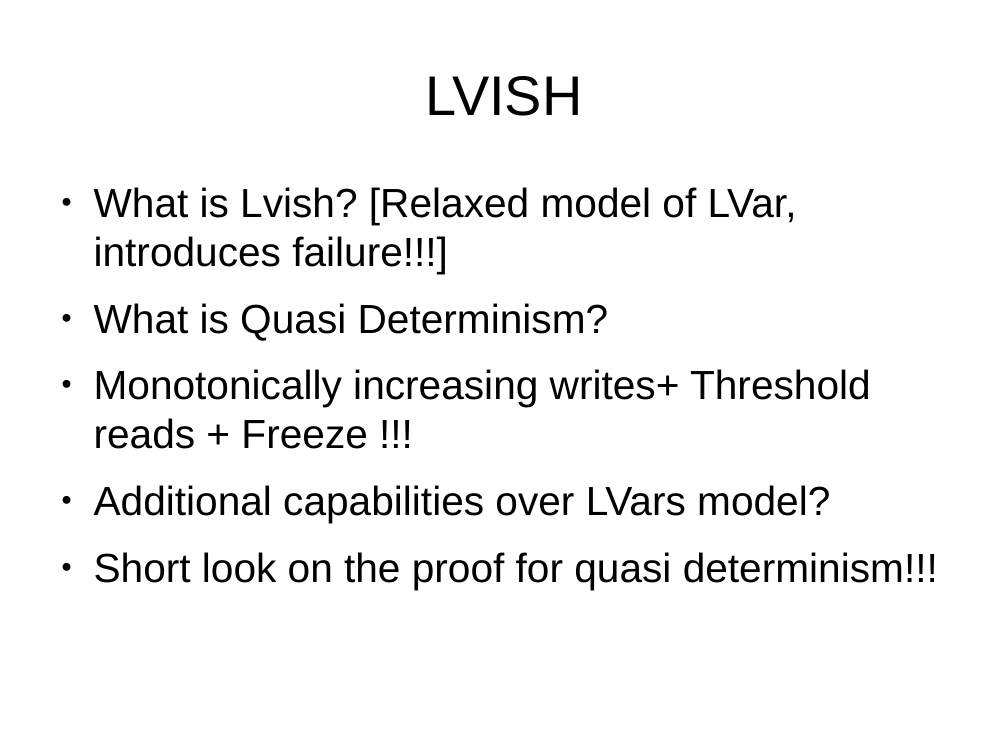
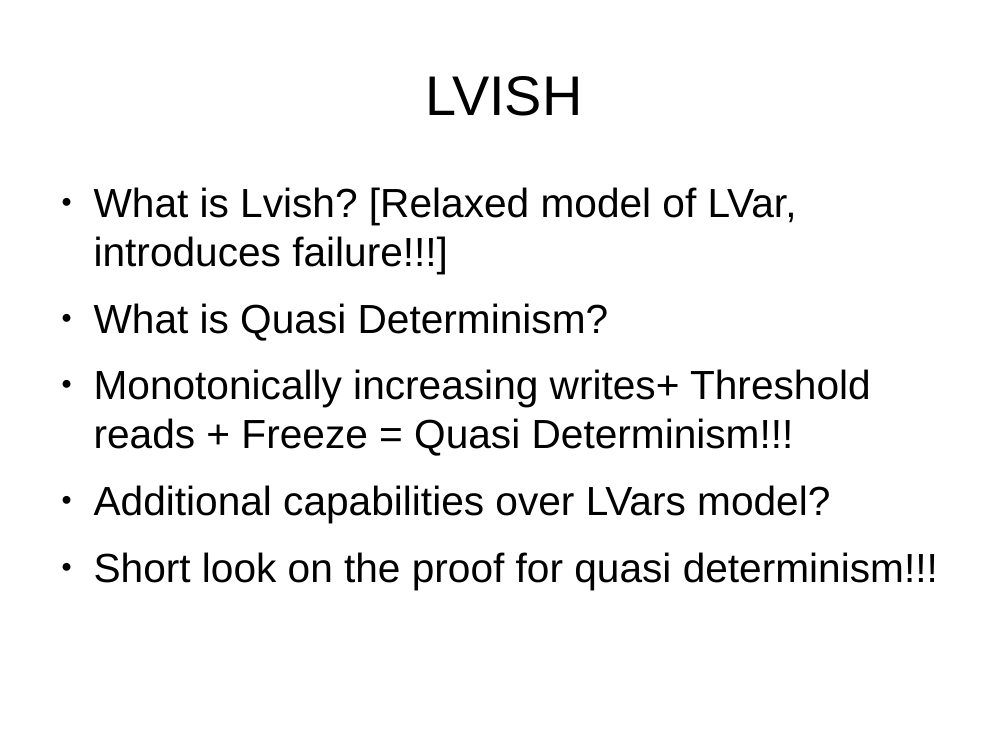
Before and after one commit to sentinel88/Personal, a slide deck: slide 17 of Talk.odp (slide 10 before the commit). Drawn at 1008x756 pixels with LibreOffice and Linux fonts; fonts in the diff are those of the drawing. Boxes give left, top, right and bottom in pixels: in the first picture for what was removed or moved away, otherwise in the second. Text is boxed around its words. In the diff, an @@ line names an element or a change of style, - is before the commit and + after.

```diff
--- a/Talk.odp
+++ b/Talk.odp
@@ text at box(94, 369, 871, 456): text changed @@
-● Monotonically increasing writes+ Threshold reads + Freeze !!!
+● Monotonically increasing writes+ Threshold reads + Freeze = Quasi Determinism!!!
```
Also in this commit, not shown: 4 other slides changed, 16 slides added, 4 slides removed, 1 other file.
